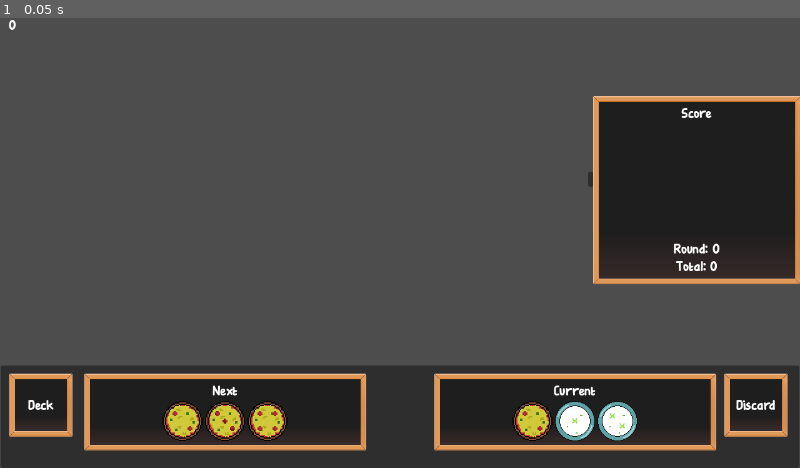
Above: before the commit, frame 1.
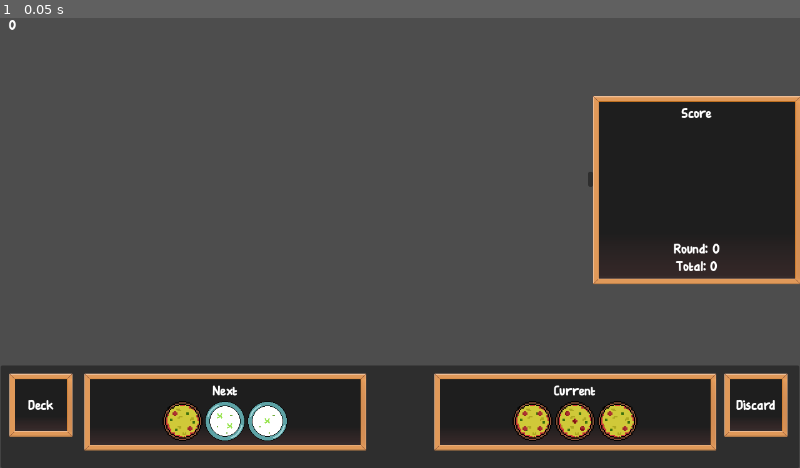
Above: after the commit, the same moment.

Repository: jshorte/dice-diner
Game: Godot game, scene res://Scenes/main.tscn
Two runs of this game, one before a commit and one after it. Both use one fixed random seed, a clock stepped at 60 frames per second and the inputs below.
Inputs:
- Up to frame 1 (0.05 s): no input

The runs differ from the first frame. In frame 1, 1.3% of the frame differs, in the area x 25-80%, y 85-94%.

Commit message:
Add flat dice

Diff:
--- /dev/null
+++ b/Animations/flat_white_spriteframe.tres
@@ -0,0 +1,46 @@
+[gd_resource type="SpriteFrames" load_steps=7 format=3 uid="uid://du3ddqm8j1ug3"]
+
+[ext_resource type="Texture2D" uid="uid://dt5pi6m4mv5be" path="res://Art/Flat White/Flat White.png" id="1_bqwf4"]
+
+[sub_resource type="AtlasTexture" id="AtlasTexture_fy5xi"]
+atlas = ExtResource("1_bqwf4")
+region = Rect2(0, 0, 64, 64)
+
+[sub_resource type="AtlasTexture" id="AtlasTexture_eujui"]
+atlas = ExtResource("1_bqwf4")
+region = Rect2(64, 0, 64, 64)
+
+[sub_resource type="AtlasTexture" id="AtlasTexture_ycrxw"]
+atlas = ExtResource("1_bqwf4")
+region = Rect2(128, 0, 64, 64)
+
+[sub_resource type="AtlasTexture" id="AtlasTexture_comqy"]
+atlas = ExtResource("1_bqwf4")
+region = Rect2(0, 64, 64, 64)
+
+[sub_resource type="AtlasTexture" id="AtlasTexture_smk4g"]
+atlas = ExtResource("1_bqwf4")
+region = Rect2(64, 64, 64, 64)
+
+[resource]
+animations = [{
+"frames": [{
+"duration": 1.0,
+"texture": SubResource("AtlasTexture_fy5xi")
+}, {
+"duration": 1.0,
+"texture": SubResource("AtlasTexture_eujui")
+}, {
+"duration": 1.0,
+"texture": SubResource("AtlasTexture_ycrxw")
+}, {
+"duration": 1.0,
+"texture": SubResource("AtlasTexture_comqy")
+}, {
+"duration": 1.0,
+"texture": SubResource("AtlasTexture_smk4g")
+}],
+"loop": true,
+"name": &"All",
+"speed": 6.0
+}]
--- /dev/null
+++ b/Resources/Dice_types/flat_white_dice.tres
@@ -0,0 +1,36 @@
+[gd_resource type="Resource" script_class="FlatWhiteTemplate" load_steps=2 format=3 uid="uid://c6k30wpfcl581"]
+
+[ext_resource type="Script" uid="uid://c5dx1ivnmkeyu" path="res://Scripts/Dice/Templates/flat_white_template.gd" id="1_5tgg0"]
+
+[resource]
+script = ExtResource("1_5tgg0")
+dice_name = "Flat White"
+is_flat_preset = false
+is_multiplier_preset = false
+base_flat = 0
+base_multiplier = 1.0
+dice_type = 2
+dice_score_type = 1
+prepared_values = Array[int]([1, 2, 3, 4])
+dice_sprite_animation_path = "res://Animations/flat_white_spriteframe.tres"
+base_quality_multipliers = Dictionary[int, float]({
+0: 0.0,
+1: 1.0,
+2: 2.0,
+3: 3.0,
+4: 4.0
+})
+multiplier_quality_multipliers = Dictionary[int, float]({
+0: 0.0,
+1: 1.0,
+2: 2.0,
+3: 3.0,
+4: 4.0
+})
+flat_quality_multipliers = Dictionary[int, float]({
+0: 1.0,
+1: 2.0,
+2: 3.0,
+3: 4.0,
+4: 5.0
+})
--- a/Resources/Dice_types/garlic_dice.tres
+++ b/Resources/Dice_types/garlic_dice.tres
@@ -21,11 +21,11 @@
 4: 4.0
 })
 multiplier_quality_multipliers = Dictionary[int, float]({
-0: 1.0,
-1: 2.0,
-2: 3.0,
-3: 4.0,
-4: 5.0
+0: 0.0,
+1: 1.5,
+2: 2.0,
+3: 2.5,
+4: 3.0
 })
 flat_quality_multipliers = Dictionary[int, float]({
 0: 1.0,
--- a/Resources/Dice_types/pizza_dice.tres
+++ b/Resources/Dice_types/pizza_dice.tres
@@ -21,11 +21,11 @@
 4: 4.0
 })
 multiplier_quality_multipliers = Dictionary[int, float]({
-0: 0.0,
+0: 1.0,
 1: 1.0,
-2: 2.0,
-3: 3.0,
-4: 4.0
+2: 1.0,
+3: 1.0,
+4: 1.0
 })
 flat_quality_multipliers = Dictionary[int, float]({
 0: 1.0,
--- /dev/null
+++ b/Scripts/Dice/Templates/flat_white_template.gd
@@ -0,0 +1 @@
+class_name FlatWhiteTemplate extends DiceTemplate
--- a/Scripts/Dice/dice.gd
+++ b/Scripts/Dice/dice.gd
@@ -223,6 +223,7 @@
 
 func _reset_score():
 	_multiplier_value = 1.0
+	_flat_value = 0
 	score = 0
 	bonus_score = 0
 	flat_score = 0
@@ -231,12 +232,10 @@
 	reported_score = 0
 	calculated_score = 0
 
-	if _type == G_ENUM.DiceType.GARLIC:
-		for entry in collision_log:
-			print("Garlic Log Entry:", entry)
+	for entry in collision_log:
+		print("Log Entry:", entry)
 
 	collision_log.clear()
-	print("Log Cleared:", collision_log)
 
 
 func _on_body_entered(body: Node) -> void:
@@ -288,9 +287,11 @@
 
 func log_collision(other_dice: Dice) -> void:
 	collision_log.append({
+		"name": dice_name,
 		"other_dice": other_dice,
 		"processed": false,
-		"timestamp": Time.get_ticks_msec()
+		"timestamp": Time.get_ticks_msec(),
+		"current_flat_value": _flat_value,
 	})
 
 
@@ -363,10 +364,12 @@
 
 
 func get_flat_value() -> int:
-	if _is_flat_preset:
+	if _score_type == G_ENUM.ScoreType.BASE:
+		return _flat_value
+	elif _is_flat_preset:
 		return clamp(_flat_quality_multipliers.get(_flat_value + _flat_conditional), 0, _flat_quality_multipliers[_flat_quality_multipliers.size() - 1])
 	else:
-		return _flat_value
+		return _flat_value + _flat_quality_multipliers.get(_face_value, 1)
 
 
 func get_multiplier_value() -> float:
@@ -378,7 +381,7 @@
 
 func get_base_quality_multiplier() -> float:
 	if dice_template.base_quality_multipliers:
-		return dice_template.base_quality_multipliers.get(_face_value, 1.0)
+		return _base_quality_multipliers.get(_face_value, 1)
 	return 1.0
 
 
--- a/Scripts/Managers/deck_manager.gd
+++ b/Scripts/Managers/deck_manager.gd
@@ -3,6 +3,7 @@
 var _dice_scene = preload("res://Scenes/dice.tscn")
 var _pizza_dice_template_path = "res://Resources/Dice_types/pizza_dice.tres"
 var _garlic_dice_template_path = "res://Resources/Dice_types/garlic_dice.tres"
+var _flatwhite_dice_template_path = "res://Resources/Dice_types/flat_white_dice.tres"
 
 var _deck : Array = []
 var _next : Array = []
@@ -18,6 +19,8 @@
 	G_ENUM.DiceType.PIZZA,
 	G_ENUM.DiceType.GARLIC,
 	G_ENUM.DiceType.GARLIC,
+	G_ENUM.DiceType.FLATWHITE,
+	G_ENUM.DiceType.FLATWHITE,
 ]
 
 @onready var _pending_dice_node = get_node("%PendingDice")
@@ -113,6 +116,9 @@
 			G_ENUM.DiceType.GARLIC:
 				blank_dice.dice_template = load(_garlic_dice_template_path)
 				blank_dice.strategy = GarlicDiceScoringStrategy.new()
+			G_ENUM.DiceType.FLATWHITE:
+				blank_dice.dice_template = load(_flatwhite_dice_template_path)
+				blank_dice.strategy = FlatWhiteDiceScoringStrategy.new()
 		blank_dice.initialise_values_from_template()  # Ensure the dice is initialized with its template
 		_deck.append(blank_dice)
 		SignalManager.add_to_deck_panel.emit(G_ENUM.DeckArea.DECK, blank_dice)
--- a/Scripts/Managers/score_manager.gd
+++ b/Scripts/Managers/score_manager.gd
@@ -38,7 +38,7 @@
 	total_score += round_score
 
 	for dice in dice_scores:
-		print("Dice: ", dice.dice_name, " Score: ", dice.calculated_score, " Reported: ", dice.reported_score, " Base: ", dice.get_base_score(), " Multiplier: ", dice.get_multiplier_value())
+		print("Dice: ", dice.dice_name, " Score: ", dice.calculated_score, " Reported: ", dice.reported_score, " Base: ", dice.get_base_score(), " Multiplier: ", dice.get_multiplier_value(), " Flat: ", dice.get_flat_value())
 
 	SignalManager.score_updated.emit(round_score, total_score, dice_scores)
 	SignalManager.score_completed.emit()
--- /dev/null
+++ b/Scripts/Strategies/flat_white_dice_scoring_strategy.gd
@@ -0,0 +1 @@
+class_name FlatWhiteDiceScoringStrategy extends ScoringStrategy
--- a/Scripts/Strategies/pizza_dice_scoring_strategy copy.gd
+++ b/Scripts/Strategies/pizza_dice_scoring_strategy copy.gd
@@ -19,5 +19,6 @@
 			entry["processed"] = true
 			update_other_dice_log(dice, other_dice, timestamp)
 
+	print("Log Review:", collision_log)
 	dice.calculated_score = roundi(dice.get_calculated_score())
 	dice.reported_score = roundi(dice.get_reported_score())
--- a/Scripts/g_enum.gd
+++ b/Scripts/g_enum.gd
@@ -2,7 +2,7 @@
 class_name G_ENUM
 
 enum DeckArea { DECK, NEXT, CURRENT, DISCARD }
-enum DiceType { PIZZA, GARLIC }
+enum DiceType { PIZZA, GARLIC, FLATWHITE }
 enum ScoreType { BASE, FLAT, MULTIPLIER }
 enum DiceSelection { DISABLED, ACTIVE, INACTIVE }
 enum DiceState { MOVING, STATIONARY }
--- a/project.godot
+++ b/project.godot
@@ -31,7 +31,7 @@
 
 [editor_plugins]
 
-enabled=PackedStringArray("res://addons/nklbdev.aseprite_importers/plugin.cfg")
+enabled=PackedStringArray("res://addons/gut/plugin.cfg", "res://addons/nklbdev.aseprite_importers/plugin.cfg")
 
 [global_group]
 
Binary file added: Art/Flat White/Flat White.aseprite
Not shown, added: Art/Flat White/Flat White.aseprite.import
Binary file added: Art/Flat White/Flat White.png
Not shown, added: Art/Flat White/Flat White.png.import
Not shown, added: Scripts/Dice/Templates/flat_white_template.gd.uid
Not shown, added: Scripts/Strategies/flat_white_dice_scoring_strategy.gd.uid
